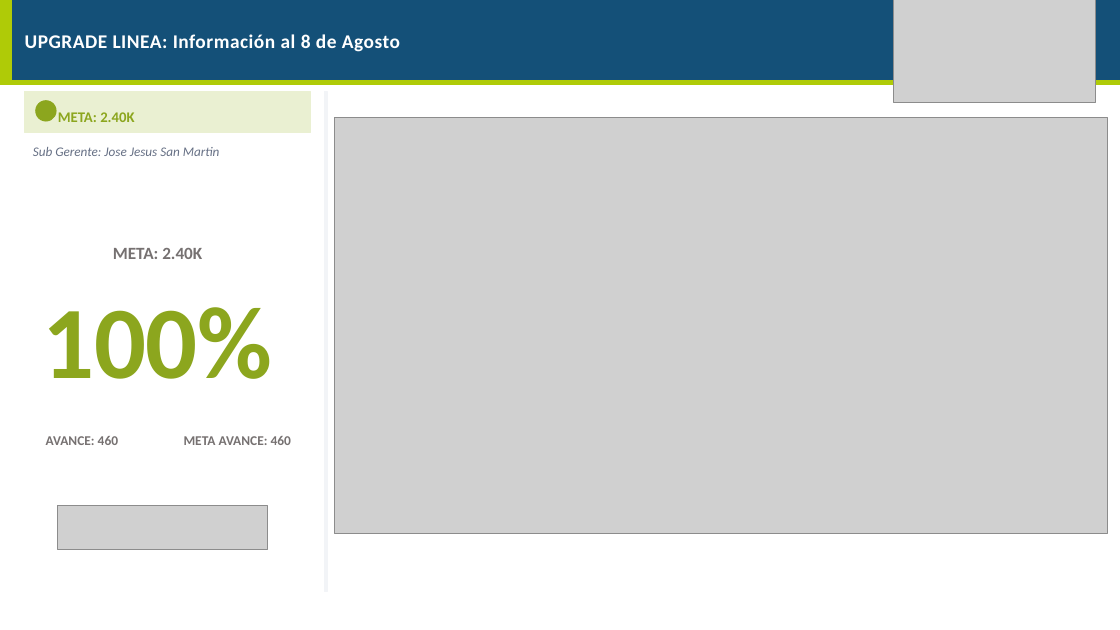
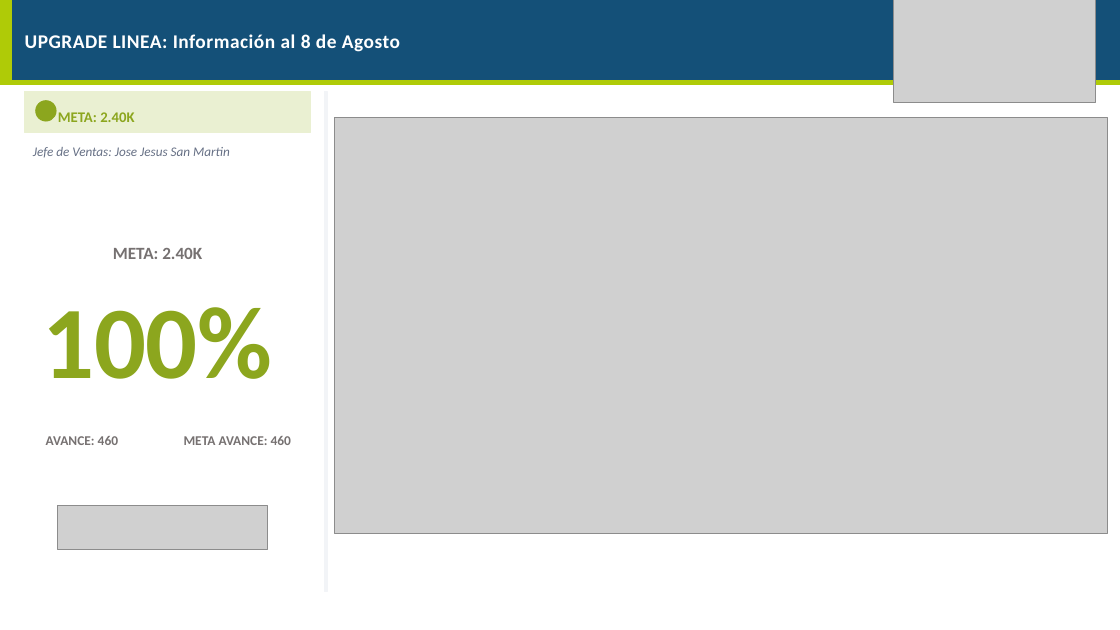
Before and after one commit to piere0405/streamlit_app, a slide deck: slide 61 of plantilla_campanias.pptx. Drawn at 1120x630 pixels with LibreOffice and Linux fonts; fonts in the diff are those of the drawing; grey boxes stand for pictures. Boxes give left, top, right and bottom in pixels: in the first picture for what was removed or moved away, otherwise in the second. Text is boxed around its words. In the diff, an @@ line names an element or a change of style, - is before the commit and + after.

```diff
--- a/plantilla_campanias.pptx
+++ b/plantilla_campanias.pptx
@@ text at box(33, 147, 230, 158): text changed @@
-Sub Gerente: Jose Jesus San Martin
+Jefe de Ventas: Jose Jesus San Martin
```
Also in this commit, not shown: 5 other slides changed, 1 other file.
